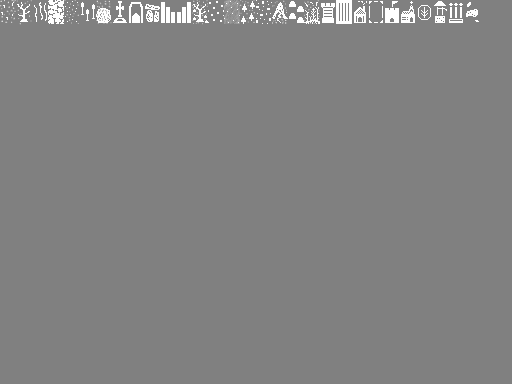
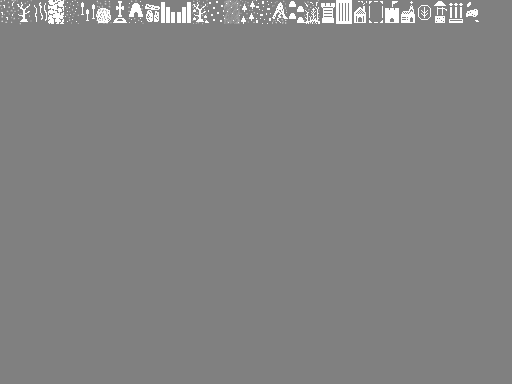
Comparing the layer stacks of the two 512x384 images. Changes:
painted on "Background" over box(128, 0, 144, 24)
